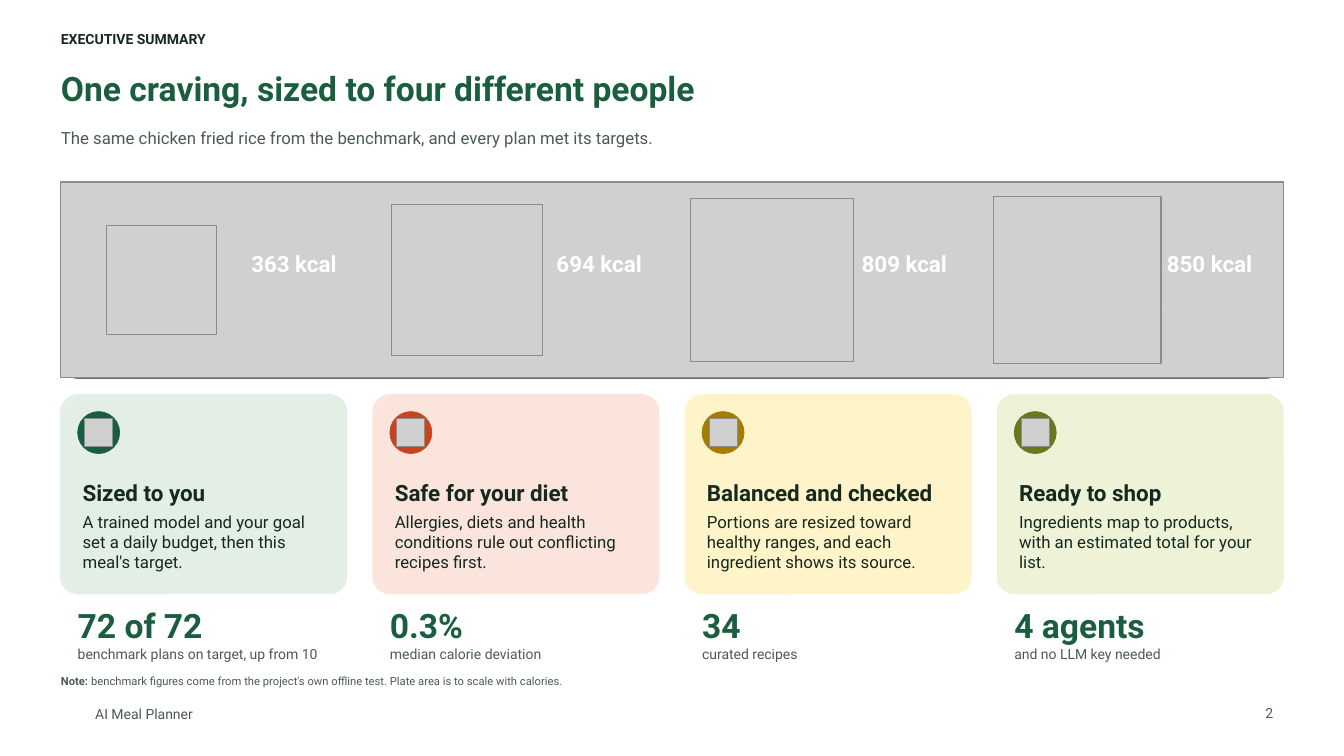
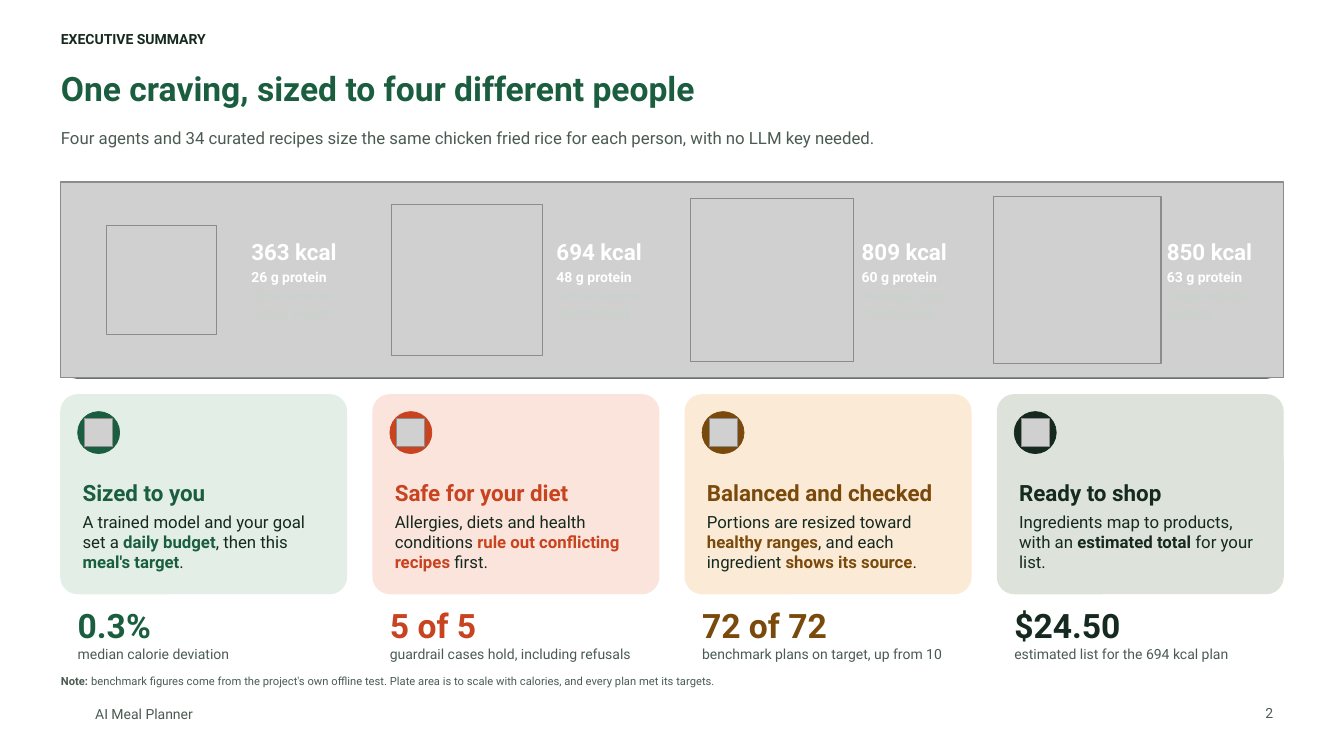
Before and after one commit to tuannm3812/ai-meal-planner, a slide deck: slide 2 of docs/showcase/ai-meal-planner-deck.pptx. Drawn at 1344x756 pixels with LibreOffice and Linux fonts; fonts in the diff are those of the drawing; grey boxes stand for pictures; background and template pictures are left out. Boxes give left, top, right and bottom in pixels: in the first picture for what was removed or moved away, otherwise in the second. Text is boxed around its words. In the diff, an @@ line names an element or a change of style, - is before the commit and + after.

```diff
--- a/docs/showcase/ai-meal-planner-deck.pptx
+++ b/docs/showcase/ai-meal-planner-deck.pptx
@@ text at (61,131,874,148): text changed @@
-The same chicken fried rice from the benchmark, and every plan met its targets.
+Four agents and 34 curated recipes size the same chicken fried rice for each person, with no LLM key needed.
@@ text "363 kcal": place and size @@
-text "363 kcal" at (251,256,336,272)
+text "363 kcal" at (251,244,336,285)
@@ text "694 kcal": place and size @@
-text "694 kcal" at (556,256,641,272)
+text "694 kcal" at (556,244,641,285)
@@ text "809 kcal": place and size @@
-text "809 kcal" at (862,256,947,272)
+text "809 kcal" at (862,244,947,284)
@@ text "850 kcal": place and size @@
-text "850 kcal" at (1167,256,1252,272)
+text "850 kcal" at (1167,244,1252,284)
@@ text at (251,272,326,285): paragraph added @@
+26 g protein
@@ text at (556,272,631,285): paragraph added @@
+48 g protein
@@ text at (862,272,937,284): paragraph added @@
+60 g protein
@@ text at (1167,272,1242,284): paragraph added @@
+63 g protein
@@ rounded rectangle "Sized to you" at (60,395,346,594): text colour #15291F to #1B5E3F in "Sized to you", "daily budget, meal's target."; bold on in "daily budget, meal's target." @@
@@ rounded rectangle "Safe for your diet" at (373,395,658,594): text colour #15291F to #C8431F in "Safe for your diet", "rule out conflicting recipes"; bold on in "rule out conflicting recipes" @@
@@ rounded rectangle "Balanced and checked" at (686,395,971,594): text colour #15291F to #7A4A0C in "Balanced and checked", "healthy ranges, shows its source."; bold on in "healthy ranges, shows its source."; fill #FFF3C9 to #FBEBD6; outline #FFF3C9 1 pt to #FBEBD6 1 pt @@
@@ ellipse at (703,411,745,454): fill #A67C00 to #7A4A0C; outline #A67C00 0.5 pt to #7A4A0C 0.5 pt @@
@@ rounded rectangle "Ready to shop" at (998,395,1284,594): fill #EEF2D6 to #DDE3DA; outline #EEF2D6 1 pt to #DDE3DA 1 pt @@
@@ ellipse at (1014,411,1057,454): fill #66791C to #15291F; outline #66791C 0.5 pt to #15291F 0.5 pt @@
@@ text in rounded rectangle at (1019,515,1253,568): bold on in "estimated total" @@
@@ text "0.3%": place and size @@
-text "0.3%" at (390,613,542,659)
+text "0.3%" at (78,613,230,659)
@@ text added at (390,612,631,662), 10 pt, text #4B5B52 @@
+5 of 5
+guardrail cases hold, including refusals
@@ text at (702,612,827,639): text colour #1B5E3F to #7A4A0C in "72 of 72" @@
@@ text "72 of 72": place and size @@
-text "72 of 72" at (78,612,318,662)
+text "72 of 72" at (702,612,942,662)
@@ text removed at (702,613,797,662) @@
-34
-curated recipes
@@ text at (1014,610,1229,662): text changed @@
-4 agents
-and no LLM key needed
+$24.50
+estimated list for the 694 kcal plan
@@ text at (61,676,714,688): text changed @@
-Note: benchmark figures come from the project's own offline test. Plate area is to scale with calories.
+Note: benchmark figures come from the project's own offline test. Plate area is to scale with calories, and every plan met its targets.
```
Also in this commit, not shown: 11 other files.
